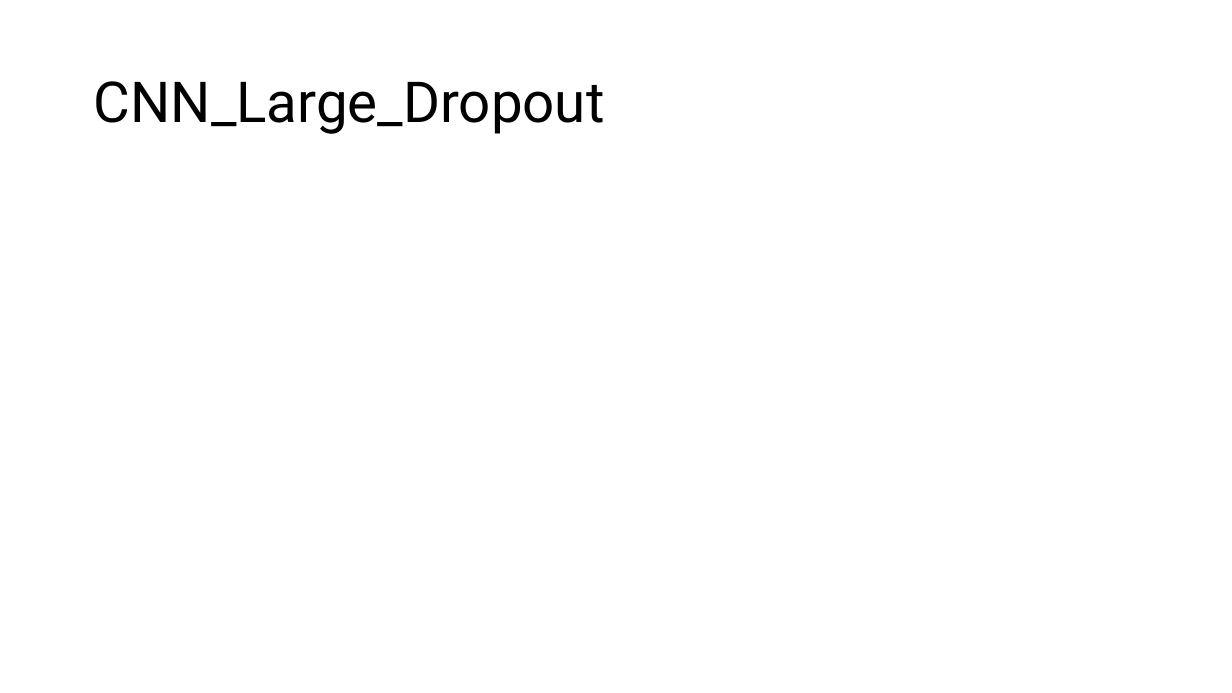
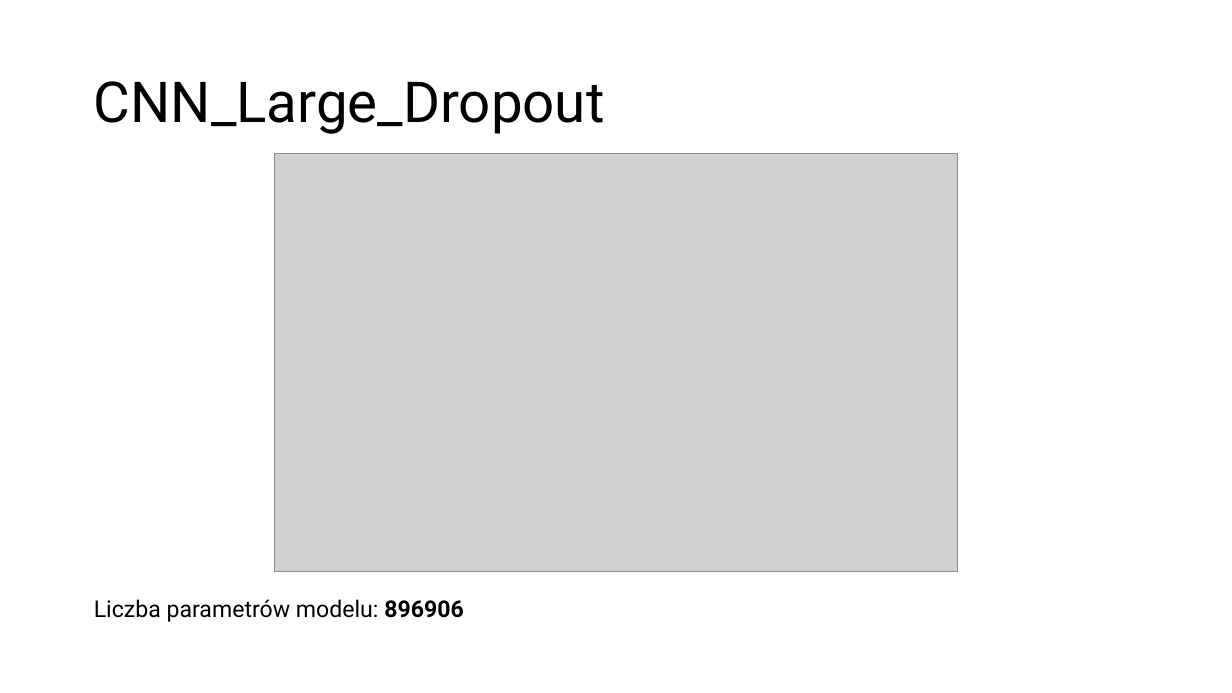
Before and after one commit to aleksanderrut/Lab_ML_in_Phy, a slide deck: slide 32 of Projekt2/Prezentacja.pptx (slide 30 before the commit). Drawn at 1232x693 pixels with LibreOffice and Linux fonts; fonts in the diff are those of the drawing; grey boxes stand for pictures. Boxes give left, top, right and bottom in pixels: in the first picture for what was removed or moved away, otherwise in the second. Text is boxed around its words. In the diff, an @@ line names an element or a change of style, - is before the commit and + after.

```diff
--- a/Projekt2/Prezentacja.pptx
+++ b/Projekt2/Prezentacja.pptx
@@ picture added at (x1=274, y1=153, x2=958, y2=571) @@
@@ text added at (x1=94, y1=599, x2=463, y2=622), 18 pt, text #000000 @@
+Liczba parametrów modelu: 896906
```
Also in this commit, not shown: 7 other slides changed, 2 slides added, 7 other files.
